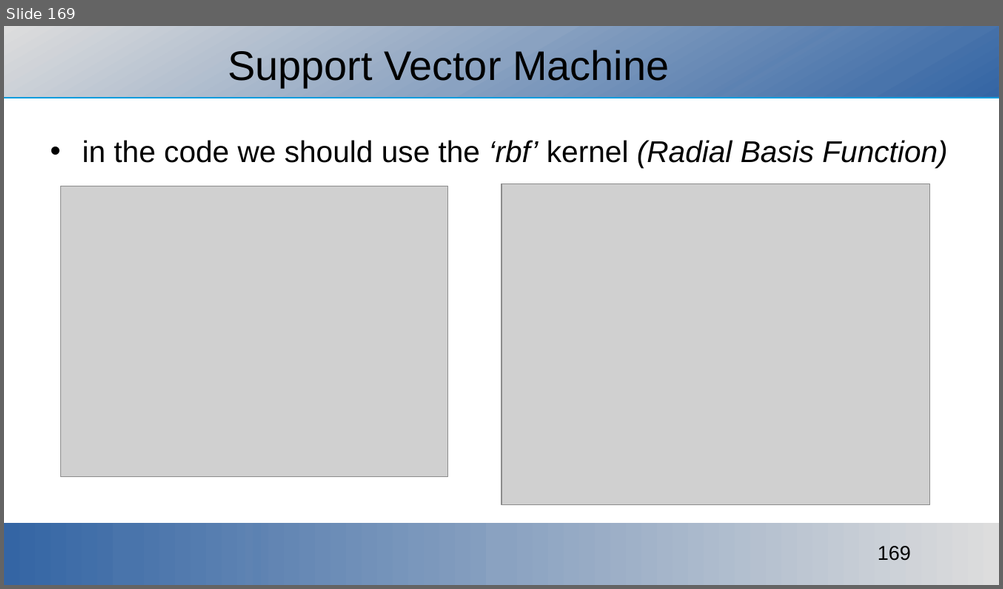
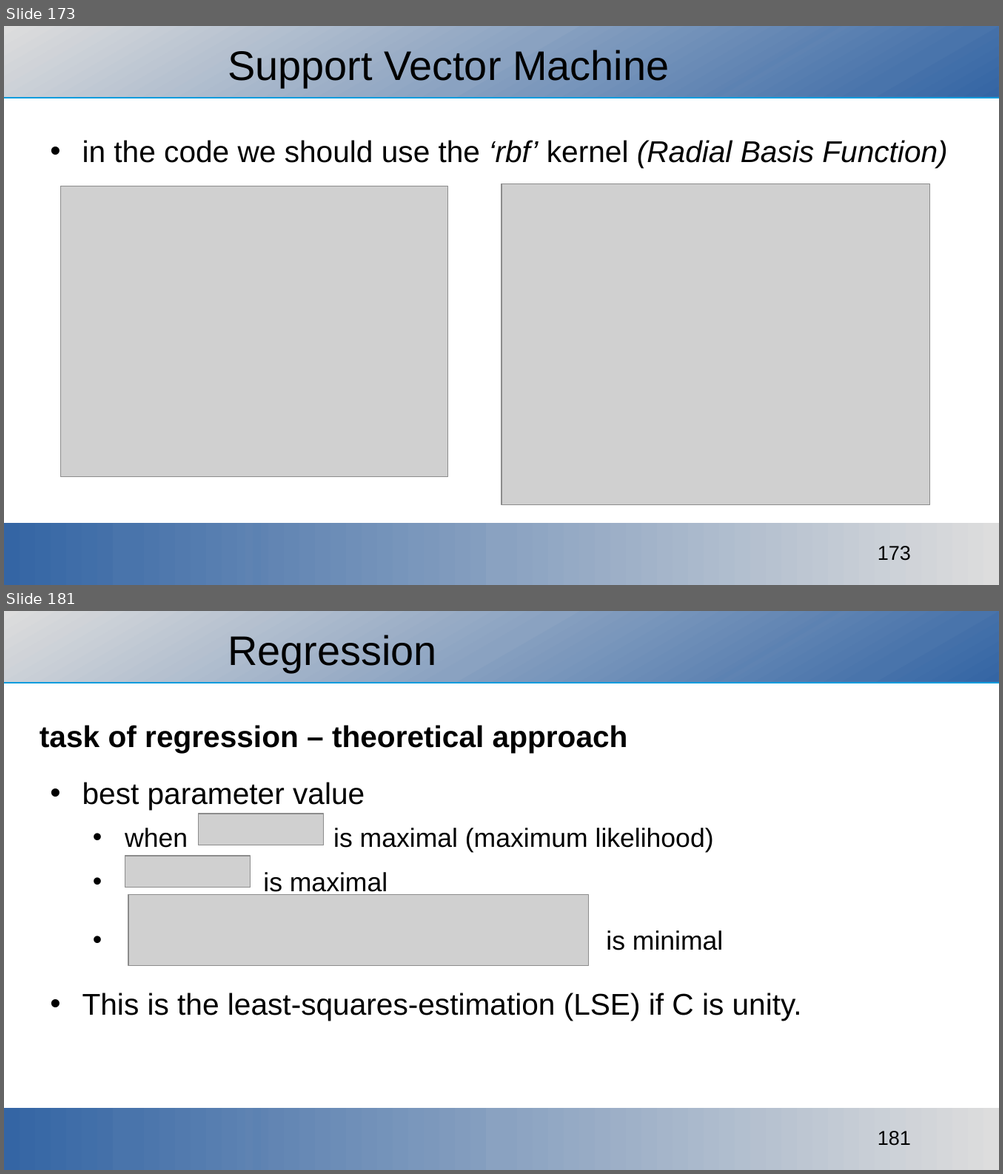
Before and after one commit to ajakovac/ML-in-Practice-I, a slide deck: ML in practice.odp. Shown one above the other, each under a label of ours: slide 169 before the commit, slides 173 and 181 after it; the slides between them are not shown. The pictures are 1003x589 and 1003x1174 pixels, drawn with LibreOffice and Linux fonts; fonts in the diff are those of the drawing; grey boxes stand for pictures; background and template pictures are left out. Boxes give left, top, right and bottom in pixels: in the first picture for what was removed or moved away, otherwise in the second. Text is boxed around its words. In the diff, an @@ line names an element or a change of style, - is before the commit and + after.

Commit message:
regression started

```diff
--- a/ML in practice.odp
+++ b/ML in practice.odp
@@ slide 181 added at (x1=4, y1=611, x2=999, y2=1170), background #FFFFFF; not listed: 3 template elements that a slide beside it also shows @@
@@ title added at (x1=227, y1=635, x2=437, y2=672), 33 pt, text #000000 @@
+Regression
@@ text added at (x1=40, y1=725, x2=802, y2=1021), 24 pt, text #000000 @@
+task of regression – theoretical approach
+• best parameter value
+  • when is maximal (maximum likelihood)
+  • is maximal
+  • is minimal
+• This is the least-squares-estimation (LSE) if C is unity.
@@ picture added at (x1=198, y1=814, x2=324, y2=846) @@
@@ picture added at (x1=125, y1=857, x2=250, y2=888) @@
@@ picture added at (x1=128, y1=895, x2=589, y2=967) @@
@@ what was slide 169 is now slide 173 @@
@@ page number at (x1=877, y1=546, x2=910, y2=561): text changed @@
-169
+173
```
Also in this commit, not shown: 2 slides changed, 7 other slides added, 1 other file.
